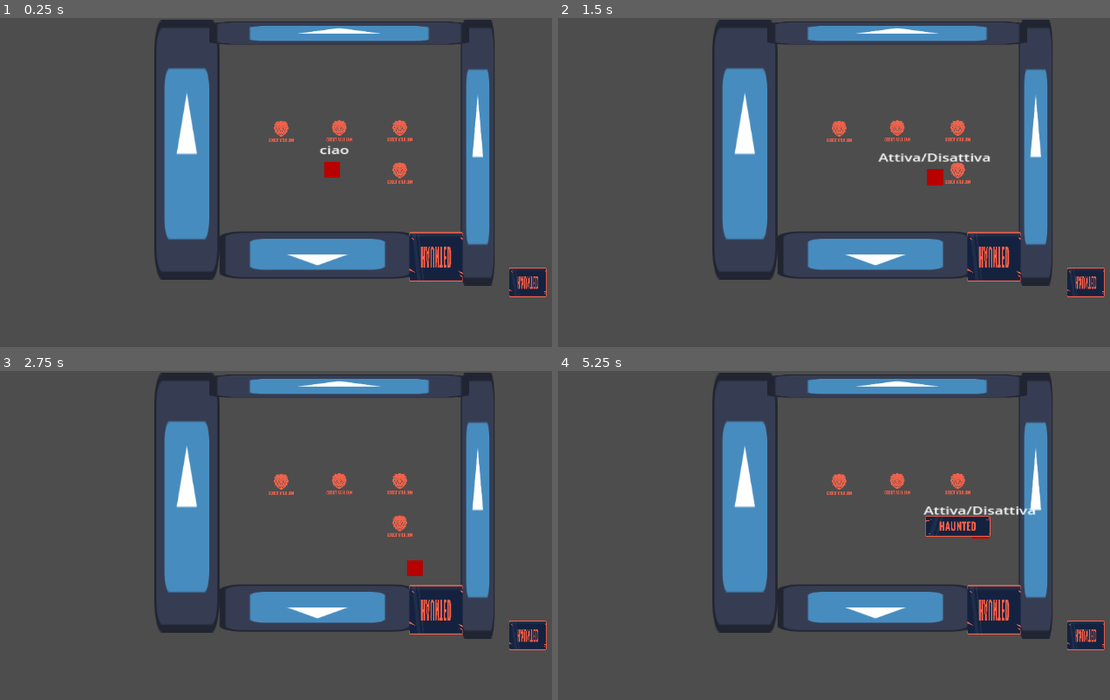
Above: before the commit, frames 1-4 (two rows, left to right).
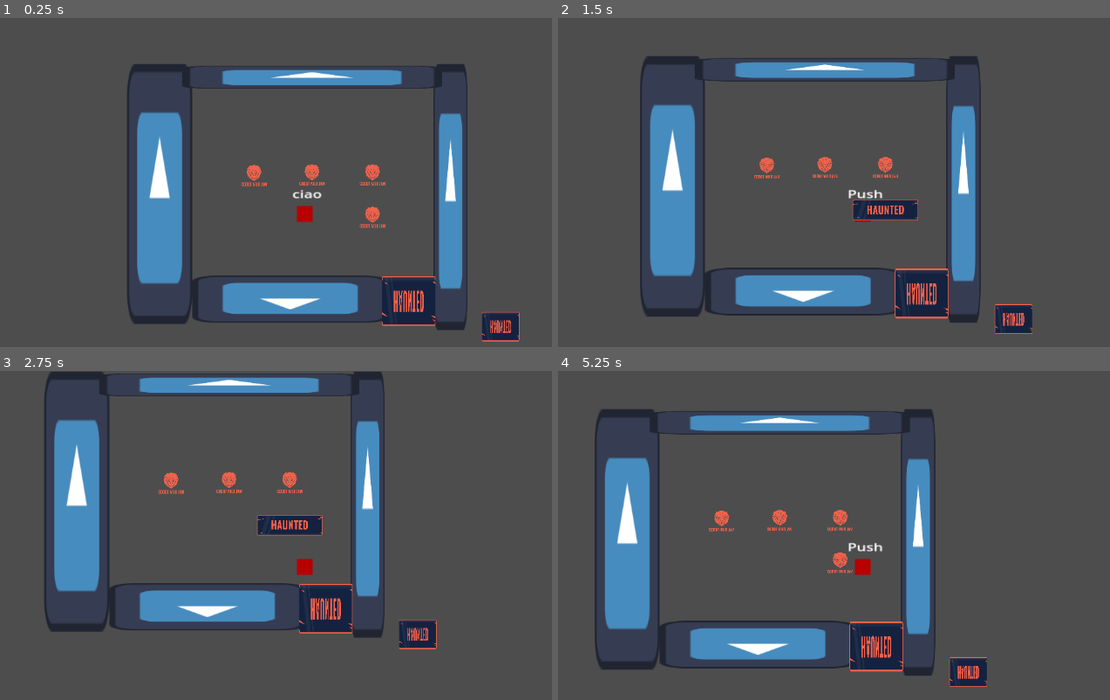
Above: after the commit, the same moments.

Repository: FranzRome/godot-wild-jam--74
Game: Godot game, scene res://scenes/main_scene.tscn
The game is run twice, just before and just after one commit, with the same random seed, the same clock (stepped at 60 frames per second) and the same inputs. The engine's default icon, where the game draws it, is replaced by a stand-in: a white triangle on a blue panel in a dark square.
Inputs:
- Up to frame 1 (0.25 s): no input
- Up to frame 2 (1.5 s): tap Enter at 0.5 s; hold D (right) 0.53-1.28 s; tap E (interact) at 0.6, 1.35 s; hold S (down) from 1.28 s (still down)
- Up to frame 3 (2.75 s): release S (down) at 2.03 s; hold D (right) from 2.03 s (still down); tap E (interact) at 2.1 s
- Up to frame 4 (5.25 s): release D (right) at 2.78 s; hold W (up) 2.78-3.53 s; tap E (interact) every 0.75 s from 2.85 to 5.1 s; hold A (left) 3.53-5.03 s; tap Space at 4.25 s; tap Enter at 5 s; hold S (down) from 5.03 s (still down)

The runs differ from the first frame. In frame 1, 28% of the frame differs, in the area x 23-100%, y 0-99%; in frame 2, 31%, in the area x 14-100%, y 0-97%; in frame 3, 28%; in frame 4, 31%.
Error before the commit: Invalid access of index '0' on a base object of type: 'Array'. (res://scripts/player.gd:55)

Commit message:
small fix

Diff:
--- a/game_components/interact_area.gd
+++ b/game_components/interact_area.gd
@@ -13,12 +13,12 @@
 
 func change_visual():
 	if(is_leva_active):
+		var texture = load('res://icons/haunted.png')
+
+		var sprite: Sprite2D = get_parent().get_node("Sprite2D")
+		sprite.texture = texture
+	else:
 		var texture = load('res://icons/GWJ-Full-Logo-noBG.svg')
 
 		var sprite: Sprite2D = get_parent().get_node("Sprite2D")
 		sprite.texture = texture
-	else:
-		var texture = load('res://icons/haunted.png')
-
-		var sprite: Sprite2D = get_parent().get_node("Sprite2D")
-		sprite.texture = texture
--- a/scenes/main_scene.tscn
+++ b/scenes/main_scene.tscn
@@ -29,8 +29,6 @@
 size = Vector2(120, 119.25)
 
 [node name="MainScene" type="Node2D"]
-
-[node name="Camera2D" type="Camera2D" parent="."]
 
 [node name="Player" type="CharacterBody2D" parent="."]
 position = Vector2(45, -73)
@@ -82,6 +80,8 @@
 
 [node name="AudioListener2D" type="AudioListener2D" parent="Player"]
 
+[node name="Camera2D" type="Camera2D" parent="Player"]
+
 [node name="Wall" type="Node2D" parent="."]
 position = Vector2(-195, -106)
 scale = Vector2(0.84, 3.36)
@@ -171,7 +171,7 @@
 
 [node name="InteractArea" parent="Button1" instance=ExtResource("5_qm7wi")]
 scale = Vector2(2.70767, 3.3373)
-interact_label = "Attiva/Disattiva"
+interact_label = "Push"
 interact_type = "toggle button A"
 interact_value = "Attivato button a"
 
@@ -190,7 +190,7 @@
 
 [node name="InteractArea" parent="Button2" instance=ExtResource("5_qm7wi")]
 scale = Vector2(2.95225, 3.0289)
-interact_label = "Attiva/Disattiva"
+interact_label = "Push"
 interact_type = "toggle button B"
 interact_value = "Attivato button b "
 
@@ -209,7 +209,7 @@
 
 [node name="InteractArea" parent="Button3" instance=ExtResource("5_qm7wi")]
 scale = Vector2(2.81804, 3.07897)
-interact_label = "Attiva/Disattiva"
+interact_label = "Push"
 interact_type = "toggle button C"
 interact_value = "Attivato button c"
 
@@ -229,9 +229,9 @@
 
 [node name="InteractArea" parent="Timed Button" instance=ExtResource("5_qm7wi")]
 scale = Vector2(2.81804, 3.07897)
-interact_label = "Attiva/Disattiva"
-interact_type = "toggle button C"
-interact_value = "Attivato button c"
+interact_label = "Push"
+interact_type = "toggle button D"
+interact_value = "Attivato button D"
 
 [connection signal="area_entered" from="Player/Interaction Components/InteractionArea" to="Player" method="_on_interaction_area_area_entered"]
 [connection signal="area_exited" from="Player/Interaction Components/InteractionArea" to="Player" method="_on_interaction_area_area_exited"]
--- a/scripts/player.gd
+++ b/scripts/player.gd
@@ -52,9 +52,10 @@
 
 func execute_interactions():
 	#chiama funziona interact della leva
-	all_interactions[0].interact_leva()
+
 	if all_interactions:
 		var current_interaction = all_interactions[0]
+		current_interaction.interact_leva()
 		match current_interaction.interact_type:
 			"toggle button A":
 				button_a_pressed = !button_a_pressed
@@ -65,6 +66,7 @@
 			"toggle button C":
 				button_c_pressed = !button_c_pressed
 				print("button c: " + str(button_c_pressed))
+
 
 		if(button_a_pressed==true && button_b_pressed==false && button_c_pressed==true):
 			open_escape_door()
